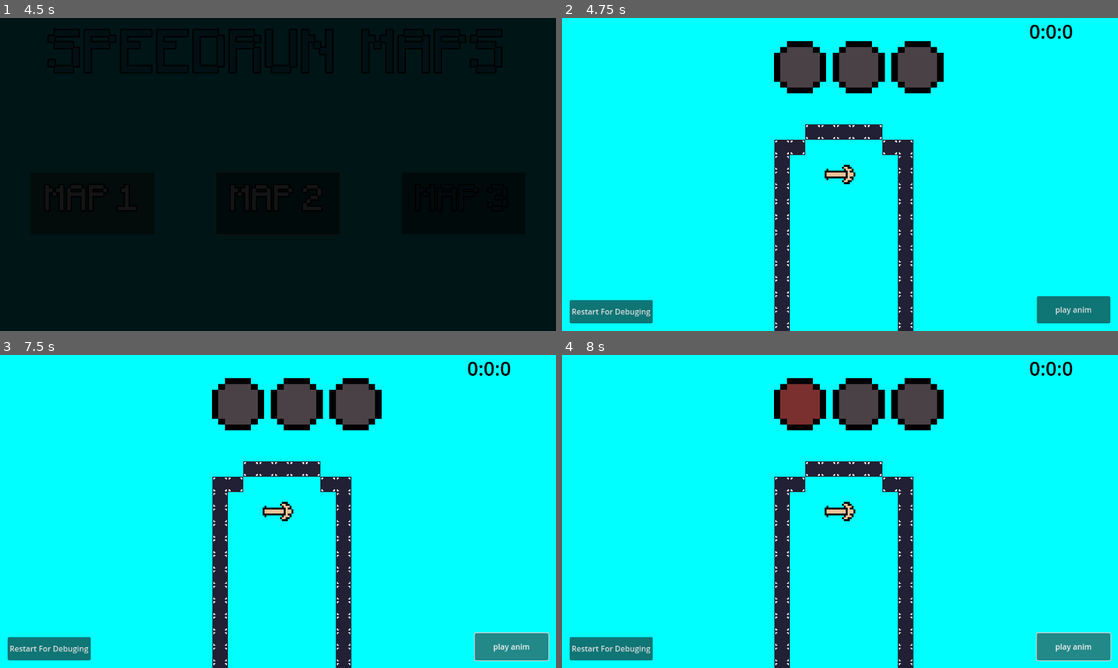
Above: before the commit, frames 1-4 (two rows, left to right).
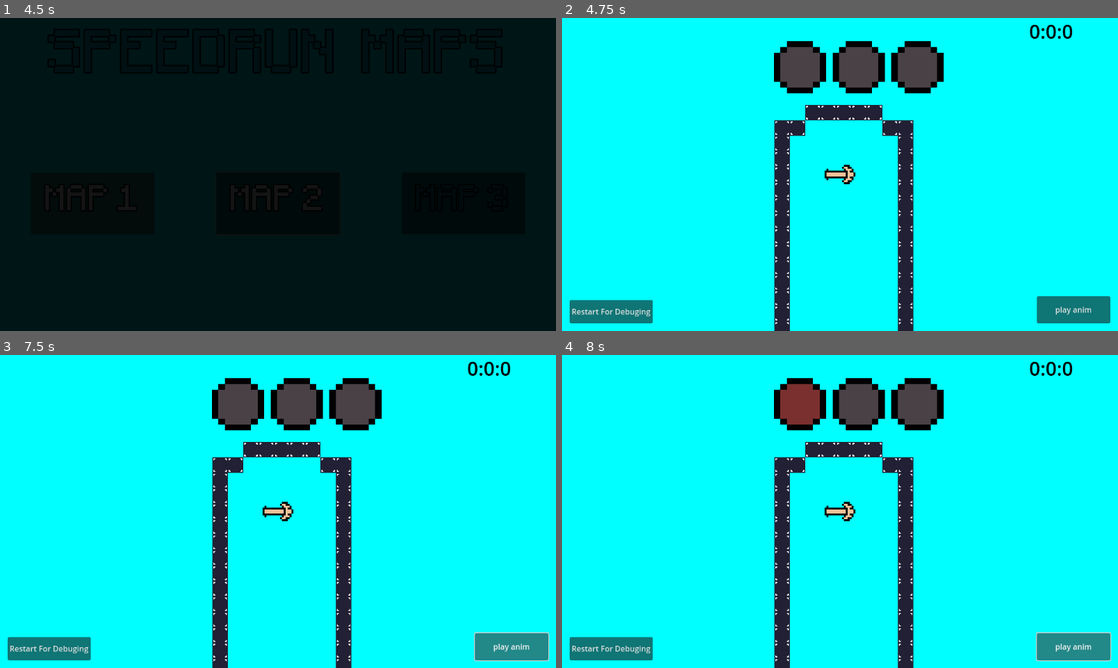
Above: after the commit, the same moments.

Repository: johntheman54321/Pixel-Game-Jam-2024
Game: Godot game, scene res://Scenes/main_menu/main_menu.tscn
Same seed, same stepped clock (60 frames per second), same inputs: the game is played once before the commit and once after it.
Inputs:
- Up to frame 1 (4.5 s): click "Play" at 0.5 s; click "Play" at 1.25 s; hold Right (ui_right) 2.03-2.78 s; hold Down (ui_down) 2.78-3.5 s; click "MAP 1" at 3.5 s; hold Right (ui_right) from 4.28 s (still down)
- Up to frame 2 (4.75 s): keep holding Right (ui_right)
- Up to frame 3 (7.5 s): release Right (ui_right) at 5 s; click "Restart For Debuging" at 5 s; click "Restart For Debuging" at 5.75 s; click "Restart For Debuging" at 6.5 s; click "play anim" at 7.25 s
- Up to frame 4 (8 s): no input

Frame 1 is identical in both runs. In frame 2, 2.6% of the frame differs, in the area x 38-64%, y 27-100%; in frame 3, 2.6%; in frame 4, 2.6%.
Error before the commit: Attempt to call function 'play' in base 'null instance' on a null instance. (res://Scenes/Maps/map_script.gd:17)

Commit message:
Working on Sub

Diff:
--- a/Scenes/Maps/Map 1/map_1.tscn
+++ b/Scenes/Maps/Map 1/map_1.tscn
@@ -96,6 +96,22 @@
 "name": &"Nothing",
 "speed": 5.0
 }]
+
+[sub_resource type="Animation" id="Animation_uhul5"]
+resource_name = "EnterSubmarine"
+length = 2.0
+tracks/0/type = "value"
+tracks/0/imported = false
+tracks/0/enabled = true
+tracks/0/path = NodePath("Player:position")
+tracks/0/interp = 1
+tracks/0/loop_wrap = true
+tracks/0/keys = {
+"times": PackedFloat32Array(0, 2),
+"transitions": PackedFloat32Array(1, 1),
+"update": 0,
+"values": [Vector2(10280, 536), Vector2(10280, 632)]
+}
 
 [sub_resource type="Animation" id="Animation_m2bgy"]
 resource_name = "Fade In"
@@ -127,10 +143,15 @@
 "values": [Color(0, 0, 0, 0), Color(0, 0, 0, 1)]
 }
 
+[sub_resource type="Animation" id="Animation_np7uj"]
+length = 0.001
+
 [sub_resource type="AnimationLibrary" id="AnimationLibrary_cj4m8"]
 _data = {
+"EnterSubmarine": SubResource("Animation_uhul5"),
 "Fade In": SubResource("Animation_m2bgy"),
-"Fade out": SubResource("Animation_41jyt")
+"Fade out": SubResource("Animation_41jyt"),
+"RESET": SubResource("Animation_np7uj")
 }
 
 [node name="Map 1" type="Node2D"]
@@ -143,11 +164,11 @@
 pitch_scale = 0.38
 
 [node name="Player" parent="." instance=ExtResource("1_euj3i")]
-position = Vector2(200, -56)
+position = Vector2(200, -16)
 scale = Vector2(4, 4)
 
 [node name="Submarine" parent="." node_paths=PackedStringArray("player") instance=ExtResource("2_fb5di")]
-position = Vector2(10288, 632)
+position = Vector2(10304, 624)
 scale = Vector2(6, 6)
 player = NodePath("../Player")
 
@@ -201,7 +222,6 @@
 libraries = {
 "": SubResource("AnimationLibrary_cj4m8")
 }
-autoplay = "Fade In"
 
 [node name="Timer" type="Timer" parent="."]
 wait_time = 0.1
--- a/Scenes/Maps/map_script.gd
+++ b/Scenes/Maps/map_script.gd
@@ -1,6 +1,8 @@
 extends Node2D
 
 @onready var player = $Player
+@onready var animation_player = $AnimationPlayer
+
 
 func _ready():
 	RenderingServer.set_default_clear_color(Color(0,1,1))
@@ -14,4 +16,4 @@
 
 
 func _on_button_2_pressed():
-	player.animation_player.play("enter submarine")
+	pass
--- a/Scenes/Player/Player.gd
+++ b/Scenes/Player/Player.gd
@@ -1,7 +1,6 @@
 extends CharacterBody2D
 class_name Player
 
-@onready var animation_player = $AnimationPlayer
 @onready var player = $"."
 @export var speed = 400
 var moving = true
--- a/Scenes/map_selection/map_selection.gd
+++ b/Scenes/map_selection/map_selection.gd
@@ -9,7 +9,7 @@
 	animation_player.play("Fade In")
 
 func _process(delta):
-	print(animation_player.current_animation)
+	pass
 
 func play_fade_out(map_switch):
 	animation_player.play("Fade Out")
--- a/Scenes/underwater/submarine/submarine.gd
+++ b/Scenes/underwater/submarine/submarine.gd
@@ -7,5 +7,6 @@
 func _on_area_2d_body_entered(body):
 	if body is Player:
 		print("player enter")
-	$"../Timer".stop()
-	player.moving = false
+		$"../Timer".stop()
+		player.moving = false
+		world.animation_player.play("EnterSubmarine")
--- a/Scenes/underwater/submarine/submarine.tscn
+++ b/Scenes/underwater/submarine/submarine.tscn
@@ -160,7 +160,6 @@
 sprite_frames = SubResource("SpriteFrames_jl02t")
 animation = &"Idle"
 autoplay = "Idle"
-frame_progress = 0.307806
 
 [node name="Area2D" type="Area2D" parent="."]
 
@@ -171,4 +170,5 @@
 [node name="CollisionPolygon2D" type="CollisionPolygon2D" parent="."]
 polygon = PackedVector2Array(12.6667, -5.66667, 14.3333, -4.33333, 15, 1.33333, 14.6667, 12, 10, 12.3333, 6.33333, 9.33 …(237 unchanged characters)…
 
+[connection signal="animation_finished" from="AnimatedSprite2D" to="." method="_on_animated_sprite_2d_animation_finished"]
 [connection signal="body_entered" from="Area2D" to="." method="_on_area_2d_body_entered"]
Not shown: 1 places in Scenes/Maps/Map 1/map_1.tscn that only renumber resources
Not shown: 1 places in Scenes/map_selection/map_selection.tscn that only renumber resources
